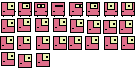
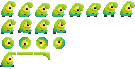
Layer changes from the first 135 x 69 image to the second:
added group "Player New" with 23 layers above "Player" over bbox(0, 1, 135, 67)
added group "Jump/Fall" with 4 layers in group "Player New" over bbox(2, 37, 65, 49)
added layer "Layer 71" in group "Jump/Fall" over bbox(53, 37, 65, 49)
added layer "Layer 89" in group "Jump/Fall" over bbox(36, 37, 48, 49)
added layer "Layer 88" in group "Jump/Fall" over bbox(19, 37, 31, 49)
added layer "Layer 87" in group "Jump/Fall" over bbox(2, 37, 14, 49)
added group "Run" (1st of 2, in "Player New") with 4 layers in group "Player New" over bbox(1, 19, 66, 34)
added layer "Layer 86" in group "Run" over bbox(53, 19, 66, 34)
added layer "Layer 85" in group "Run" over bbox(35, 19, 50, 34)
added layer "Layer 84" in group "Run" over bbox(18, 19, 32, 34)
added layer "Layer 83" in group "Run" over bbox(1, 19, 16, 34)
added group "Grapple" (1st of 2, in "Player New") with 3 layers in group "Player New" over bbox(0, 52, 50, 67)
added layer "Layer 90" in group "Grapple" over bbox(0, 52, 16, 67)
added layer "Layer 82" in group "Grapple" over bbox(34, 52, 50, 60)
added group "Idle" (1st of 2, in "Player New") with 8 layers in group "Player New" over bbox(1, 1, 135, 17)
added layer "Layer 79" in group "Idle" over bbox(35, 3, 50, 17)
added layer "Layer 78" in group "Idle" over bbox(120, 1, 135, 17)
added layer "Layer 77" in group "Idle" over bbox(103, 2, 118, 17)
added layer "Layer 76" in group "Idle" over bbox(86, 3, 101, 17)
added layer "Layer 75" in group "Idle" over bbox(69, 3, 84, 17)
added layer "Layer 74" in group "Idle" over bbox(52, 4, 67, 17)
added layer "Layer 73" in group "Idle" over bbox(18, 2, 33, 17)
added layer "Layer 72" in group "Idle" over bbox(1, 1, 16, 17)
hid group "Player" (30 layers) over bbox(0, 2, 135, 68)
…and 1 more changes (1 added)
